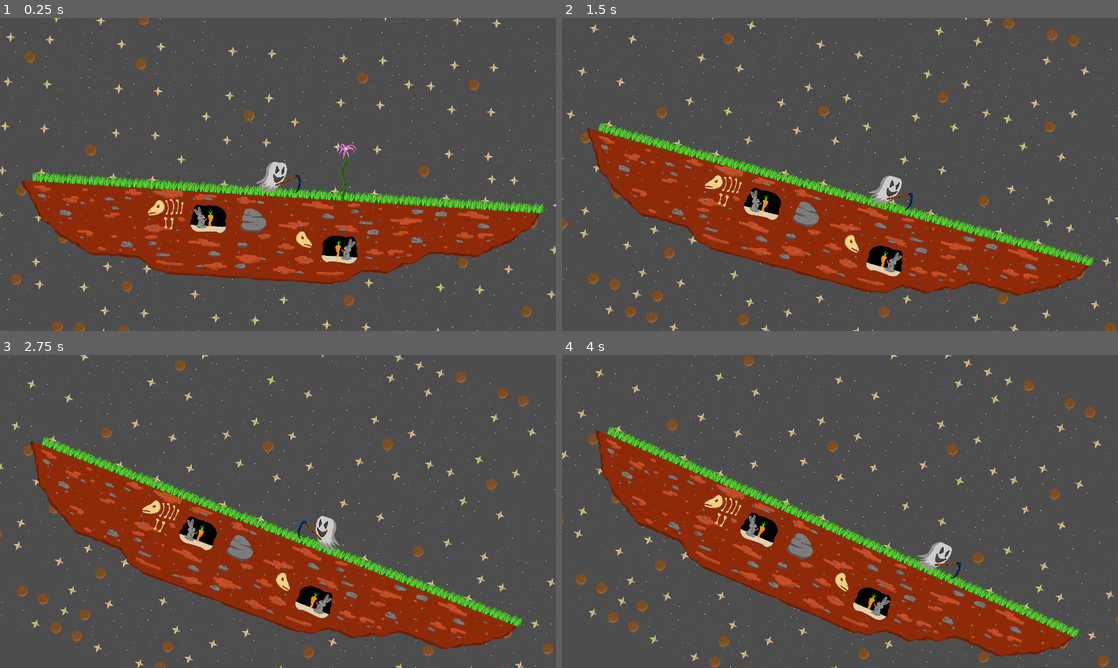
Above: before the commit, frames 1-4 (two rows, left to right).
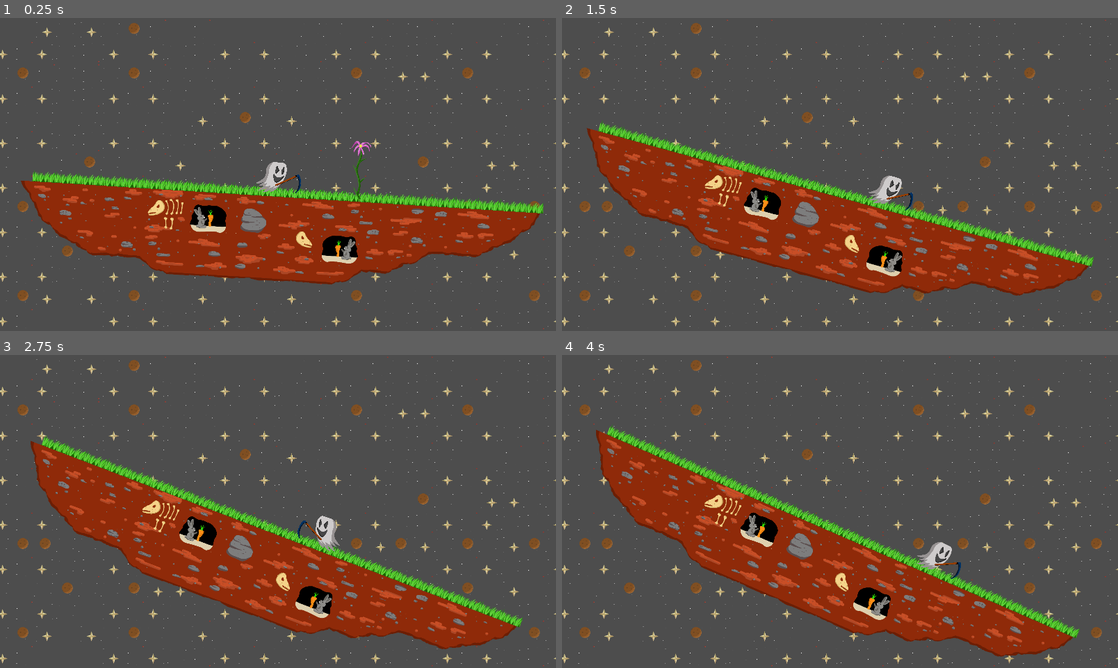
Above: after the commit, the same moments.

Repository: Stennsen/Elephanturtle
Game: Godot game, scene res://scenes/level/diskworld.tscn
Two runs of this game, one before a commit and one after it. Both use one fixed random seed, a clock stepped at 60 frames per second and the inputs below. Before the commit the project has no main scene; this scene is started directly in both runs.
Inputs:
- Up to frame 1 (0.25 s): no input
- Up to frame 2 (1.5 s): hold E (crop) 0.53-1.28 s; hold D (right) from 0.53 s (still down); tap E (crop) at 1.35 s
- Up to frame 3 (2.75 s): release D (right) at 2.03 s; hold A (left) from 2.03 s (still down); hold E (crop) from 2.03 s (still down)
- Up to frame 4 (4 s): release A (left) at 2.78 s; release E (crop) at 2.78 s; hold D (right) from 2.78 s (still down); tap E (crop) at 2.85 s; hold E (crop) from 3.53 s (still down)

The runs differ from the first frame. In frame 1, 4.6% of the frame differs, in the area x 0-100%, y 0-100%; in frame 2, 4.9%; in frame 3, 5.0%; in frame 4, 5.0%.

Commit message:
add wip daisy spawner

Diff:
--- a/project.godot
+++ b/project.godot
@@ -10,8 +10,8 @@
 
 [application]
 
-config/name="Elephanturtle"
-run/main_scene="res://level/flatworld.tscn"
+config/name="elephantine-equilibrium"
+run/main_scene="res://scenes/level/diskworld.tscn"
 config/features=PackedStringArray("4.1", "GL Compatibility")
 config/icon="res://assets/graphics/entities/player/Ghost.png"
 
--- a/scenes/entities/plants/daisy/daisy.gd
+++ b/scenes/entities/plants/daisy/daisy.gd
@@ -10,8 +10,12 @@
 # Called every frame. 'delta' is the elapsed time since the previous frame.
 func destroy_area():
 	queue_free()
+
 func _input(event):
 	if event.is_action_pressed("crop"):  # Check if the "E" key is pressed
 		crop_sound.play()
 		destroy_area()
 		print("cropped")
+
+func _on_visible_on_screen_notifier_2d_screen_exited():
+	queue_free()
--- a/scenes/level/diskworld.gd
+++ b/scenes/level/diskworld.gd
@@ -4,6 +4,8 @@
 const ZONE_SPACING = 500	# Spacing of the zones on the map, to calculate the weight modifier
 const MAX_INBALANCE = 0.45	# the maximum +/- value for balance until gameover
 const INBALANCE_MOVEMENT_DIVIDER = 100	# dictates the tipping speed of the platform
+
+@export var daisy_scene: PackedScene
 
 # tracks the balance of the world
 var balance = -0.45;
@@ -20,7 +22,9 @@
 	var camera = get_node("Camera2D")
 	var cur_rotation = camera.global_rotation
 	var rotation_diff = balance - cur_rotation
-	camera.rotate(rotation_diff/INBALANCE_MOVEMENT_DIVIDER)
+	var incoming_rotation = rotation_diff/INBALANCE_MOVEMENT_DIVIDER
+	camera.rotate(incoming_rotation)
+	get_node("Background").rotate(incoming_rotation)
 
 
 # Called when the node enters the scene tree for the first time.
@@ -33,3 +37,21 @@
 	#calculate_balance()
 	rotate_camera()
 	pass
+
+# func _on_score_timer_timeout():
+# 	score += 1
+
+func _on_start_timer_timeout():
+	$Flowertimer.start()
+
+func _on_flower_timer_timeout():
+	var daisy = daisy_scene.instanciate()
+	var daisy_spawn_location = get_node("FlowerSpawn/FlowerSpawnLocation")
+	var direction = daisy_spawn_location.rotation + PI/2
+	daisy_spawn_location.progress_ratio = randf()
+	daisy.position = daisy_spawn_location.position
+	daisy.rotation = direction
+	add_child(daisy)
+
+func _on_flowertimer_timeout():
+	pass # Replace with function body.
--- a/scenes/level/diskworld.tscn
+++ b/scenes/level/diskworld.tscn
@@ -7,7 +7,8 @@
 [ext_resource type="Texture2D" uid="uid://b1bvtkolgoxcs" path="res://assets/graphics/entities/plants/plant1.png" id="4_2gitt"]
 [ext_resource type="Texture2D" uid="uid://dbjejb4n80hw7" path="res://assets/graphics/level/gras.png" id="4_5d41t"]
 [ext_resource type="Script" path="res://scenes/entities/plants/daisy/daisy.gd" id="4_hyvn4"]
-[ext_resource type="AudioStream" path="res://scenes/entities/plants/daisy/stepping_on_leaf.wav" id="5_lb1x2"]
+[ext_resource type="AudioStream" uid="uid://csc7ib68hputh" path="res://scenes/entities/plants/daisy/stepping_on_leaf.wav" id="5_lb1x2"]
+[ext_resource type="PackedScene" uid="uid://dx3ap5ow707py" path="res://scenes/entities/plants/daisy/daisy.tscn" id="9_rscom"]
 
 [sub_resource type="TileSetAtlasSource" id="TileSetAtlasSource_0cm3h"]
 texture = ExtResource("2_qflb5")
@@ -385,15 +386,22 @@
 radius = 77.0
 height = 630.0
 
+[sub_resource type="Curve2D" id="Curve2D_bgthr"]
+_data = {
+"points": PackedVector2Array(0, 0, 0, 0, 2815, -164, 0, 0, 0, 0, -2701, -168)
+}
+point_count = 2
+
 [node name="diskworld" type="Node2D"]
 script = ExtResource("1_buow7")
-
-[node name="TileMap2 - Stars" type="TileMap" parent="."]
+daisy_scene = ExtResource("9_rscom")
+
+[node name="Background" type="TileMap" parent="."]
 tile_set = SubResource("TileSet_6qndi")
 format = 2
 layer_0/tile_data = PackedInt32Array(-524302, 65536, 0, -458766, 0, 0, -393230, 0, 0, -327694, 0, 0, -262158, 0, 1, -19 …(7820 unchanged characters)…
 
-[node name="TileMap" type="TileMap" parent="."]
+[node name="Stage" type="TileMap" parent="."]
 tile_set = SubResource("TileSet_od68g")
 format = 2
 layer_0/tile_data = PackedInt32Array(131060, 0, 0, 131061, 65536, 0, 131062, 131072, 0, 131063, 196608, 0, 131064, 2621 …(1799 unchanged characters)…
@@ -406,7 +414,7 @@
 position = Vector2(0, 0)
 
 [node name="plant1" type="Area2D" parent="."]
-position = Vector2(772, -124)
+position = Vector2(940, -166)
 collision_layer = 2
 script = ExtResource("4_hyvn4")
 metadata/_edit_group_ = true
@@ -420,3 +428,16 @@
 
 [node name="crop_sound" type="AudioStreamPlayer2D" parent="plant1"]
 stream = ExtResource("5_lb1x2")
+
+[node name="Flowertimer" type="Timer" parent="."]
+wait_time = 0.5
+autostart = true
+
+[node name="FlowerSpawn" type="Path2D" parent="."]
+curve = SubResource("Curve2D_bgthr")
+
+[node name="FlowerSpawnLocation" type="PathFollow2D" parent="FlowerSpawn"]
+position = Vector2(2815, -164)
+rotation = -3.14087
+
+[connection signal="timeout" from="Flowertimer" to="." method="_on_flowertimer_timeout"]
Not shown: 1 places in scenes/level/diskworld.tscn that only renumber resources
